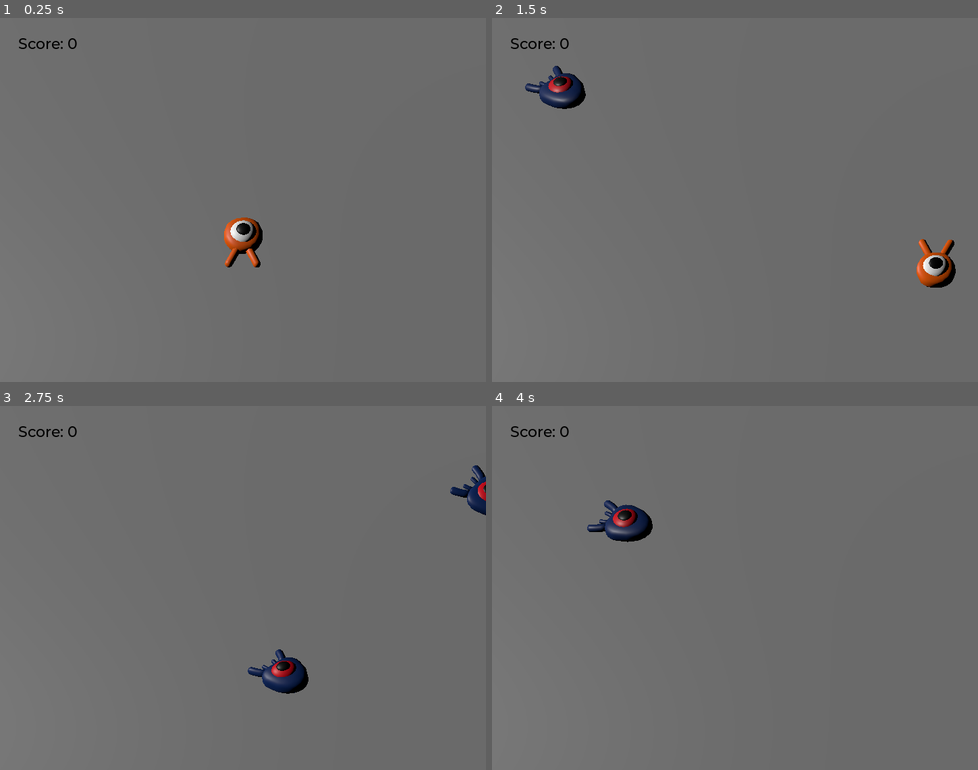
Above: before the commit, frames 1-4 (two rows, left to right).
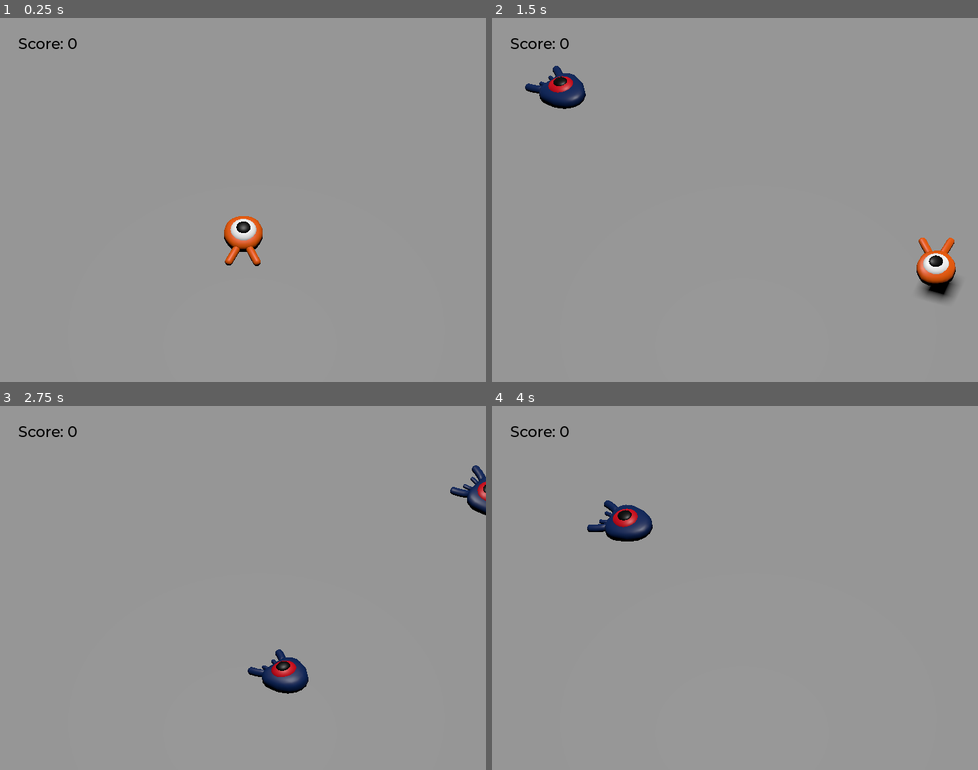
Above: after the commit, the same moments.

Repository: Undelivered-Pizzas/-Godot-DodgeTheCreeps3D
Game: Godot game, scene res://main.tscn
Two runs of this game, one before a commit and one after it. Both use one fixed random seed, a clock stepped at 60 frames per second and the inputs below.
Inputs:
- Up to frame 1 (0.25 s): no input
- Up to frame 2 (1.5 s): tap Enter (ui_accept) at 0.5 s; hold D (move_right) 0.53-1.28 s; tap Space (jump) at 0.77 s; hold S (move_backward) from 1.28 s (still down)
- Up to frame 3 (2.75 s): tap Space (jump) at 1.52 s; release S (move_backward) at 2.03 s; hold D (move_right) from 2.03 s (still down)
- Up to frame 4 (4 s): release D (move_right) at 2.78 s; hold W (move_forward) 2.78-3.53 s; tap Space (jump) at 3.02, 3.77 s; hold A (move_left) from 3.53 s (still down)

The runs differ from the first frame. In frame 1, 100% of the frame differs, in the area x 0-100%, y 0-100%; in frame 2, 99%; in frame 3, 99%; in frame 4, 100%.

Commit message:
Fixed player collision shape and lightning shadows

Diff:
--- a/main.tscn
+++ b/main.tscn
@@ -45,7 +45,10 @@
 mesh = SubResource("BoxMesh_qprgk")
 
 [node name="DirectionalLight3D" type="DirectionalLight3D" parent="."]
-transform = Transform3D(-0.0871558, 0.498097, -0.86273, 0, 0.866025, 0.5, 0.996195, 0.0435779, -0.0754791, 0, 20, 0)
+transform = Transform3D(0.939094, 0.343429, 0.012593, 0, -0.0366437, 0.999328, 0.34366, -0.938464, -0.0344119, 0, 20, 0)
+shadow_enabled = true
+shadow_bias = 0.04
+shadow_blur = 1.5
 
 [node name="Player" parent="." instance=ExtResource("1_nmha3")]
 
--- a/player.tscn
+++ b/player.tscn
@@ -4,11 +4,11 @@
 [ext_resource type="Script" path="res://player.gd" id="1_cogfb"]
 
 [sub_resource type="SphereShape3D" id="SphereShape3D_v72gh"]
-radius = 0.8
+radius = 0.934402
 
 [sub_resource type="CylinderShape3D" id="CylinderShape3D_yhjpb"]
 height = 0.5
-radius = 1.4
+radius = 1.30214
 
 [sub_resource type="Animation" id="Animation_d2ymh"]
 resource_name = "FloatMap"
@@ -90,7 +90,7 @@
 monitorable = false
 
 [node name="CollisionShape3D" type="CollisionShape3D" parent="MobDetector"]
-transform = Transform3D(1, 0, 0, 0, 1, 0, 0, 0, 1, 0, 0.2, 0)
+transform = Transform3D(1, 0, 0, 0, 1, 0, 0, 0, 1, 0, 0.25, 0)
 shape = SubResource("CylinderShape3D_yhjpb")
 
 [node name="AnimationPlayer" type="AnimationPlayer" parent="."]
